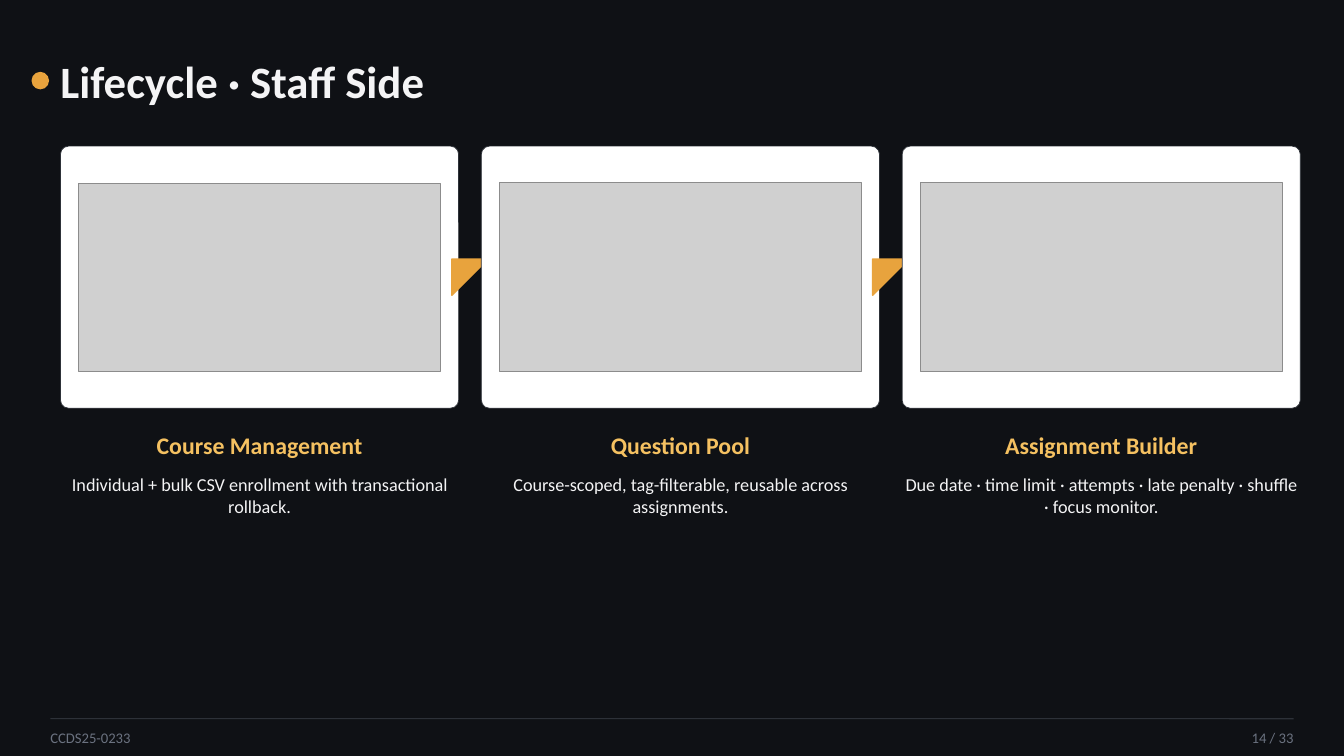
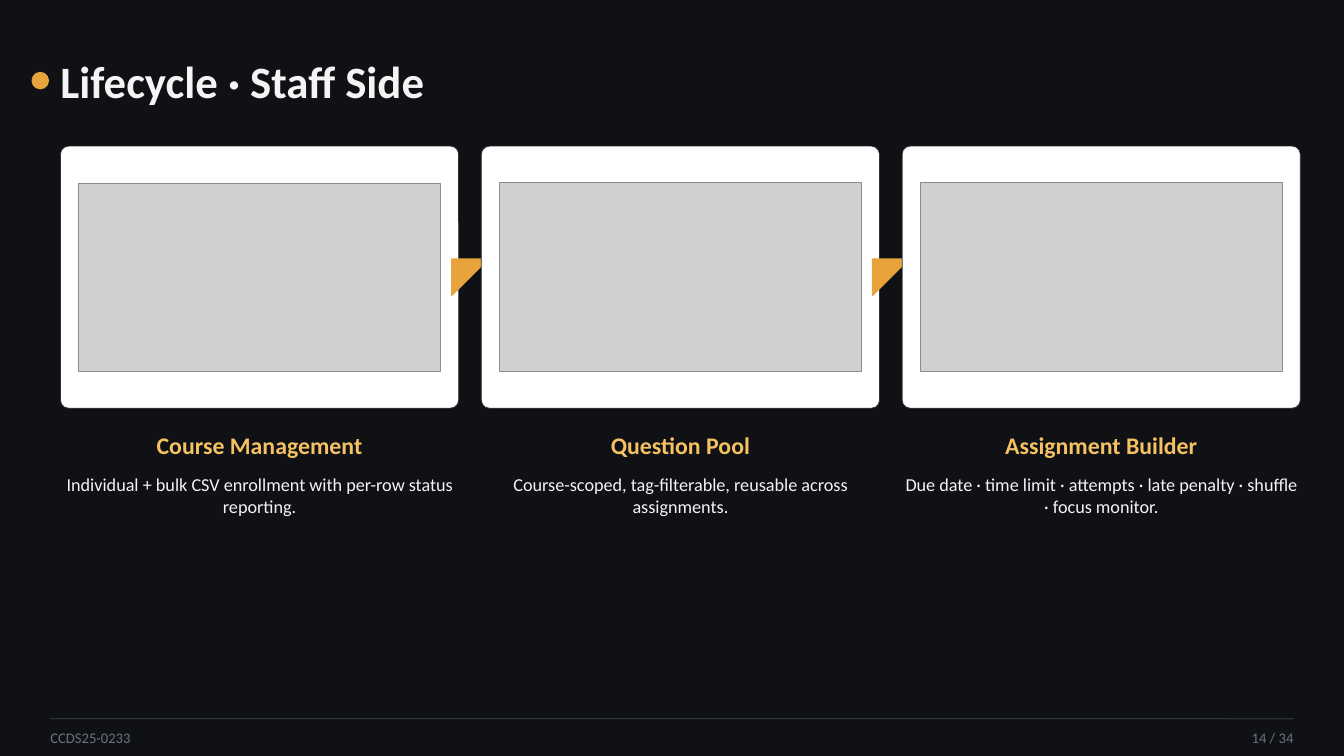
Before and after one commit to WangYuTengg/fyp, a slide deck: slide 14 of docs/fyp-presentation/CCDS25-0233_oral_presentation.pptx. Drawn at 1344x756 pixels with LibreOffice and Linux fonts; fonts in the diff are those of the drawing; grey boxes stand for pictures. Boxes give left, top, right and bottom in pixels: in the first picture for what was removed or moved away, otherwise in the second. Text is boxed around its words. In the diff, an @@ line names an element or a change of style, - is before the commit and + after.

```diff
--- a/docs/fyp-presentation/CCDS25-0233_oral_presentation.pptx
+++ b/docs/fyp-presentation/CCDS25-0233_oral_presentation.pptx
@@ text at <box>67,478,453,516</box>: text changed @@
-Individual + bulk CSV enrollment with transactional rollback.
+Individual + bulk CSV enrollment with per-row status reporting.
@@ text at <box>1252,733,1294,743</box>: text changed @@
-14 / 33
+14 / 34
```
Also in this commit, not shown: 31 other slides changed, 1 slide added, 1 other file.
